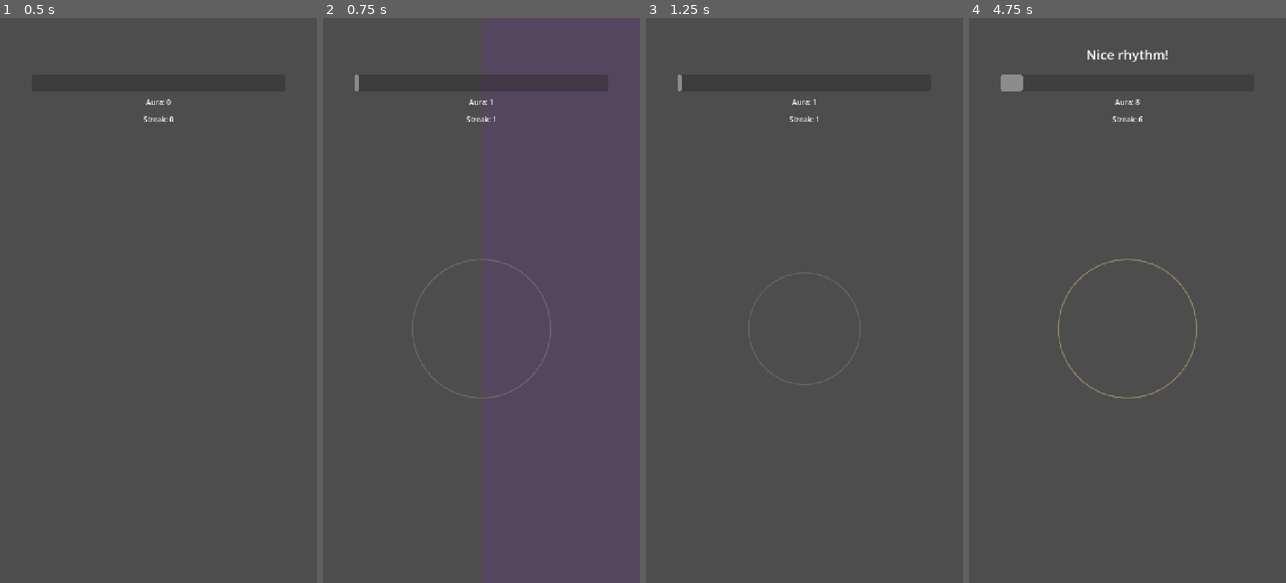
Above: before the commit, frames 1-4 (left to right).
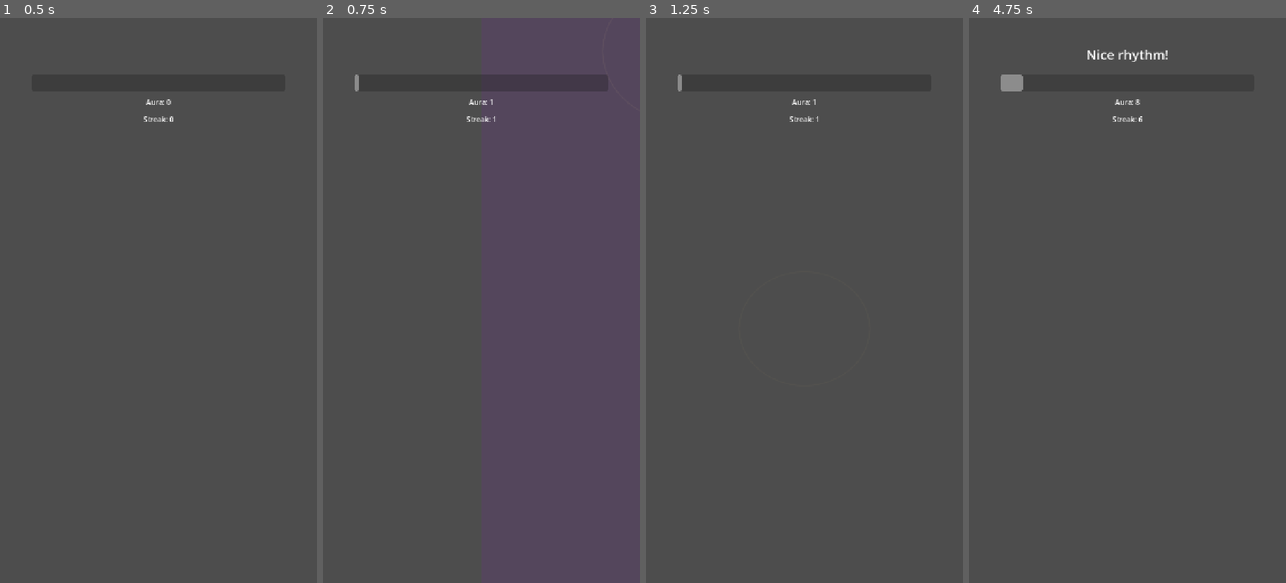
Above: after the commit, the same moments.

Repository: engjuliocez4r/auramax
Game: Godot game, scene res://scenes/duel.tscn
Two runs of this game, one before a commit and one after it. Both use one fixed random seed, a clock stepped at 60 frames per second and the inputs below.
Inputs (mouse positions are in pixels of both pictures, inside the frame that each line leads up to):
- Up to frame 1 (0.5 s): no input
- Up to frame 2 (0.75 s): tap Enter at 0.5 s; move the mouse to (551, 272) at 0.52 s; click (551, 272) at 0.67 s
- Up to frame 3 (1.25 s): no input
- Up to frame 4 (4.75 s): drag from (1064, 328) to (1111, 413) at 1.27 s; tap Space at 2, 3.5 s; move the mouse to (1159, 176) at 2.02 s; click (1159, 176) at 2.17 s; tap Enter at 2.75, 4.25 s; drag from (1111, 413) to (1032, 215) at 2.77 s; move the mouse to (1222, 385) at 3.52 s; click (1222, 385) at 3.67 s; drag from (1032, 215) to (1079, 159) at 4.27 s

Frame 1 is identical in both runs. In frame 2, 0.2% of the frame differs, in the area x 28-72%, y 42-68%; in frame 3, 0.2%; in frame 4, 0.3%.

Commit message:
Faster cool-down, oval off-screen rings with parallax speed
Co-Authored-By: Claude Sonnet 5 <noreply@anthropic.com>

Diff:
--- a/scripts/duel.gd
+++ b/scripts/duel.gd
@@ -11,9 +11,11 @@
 ## in slowly from the screen edges like fireflies converging on AuraCore;
 ## intensity controls how many are on screen and how bright they are, never
 ## their speed or agitation. AuraCore also hosts PowerRing, a sequence of
-## thin contracting rings (never a solid disc) that reinforces the same
-## inward pull; intensity there only controls emission frequency and
-## opacity, capped at 3 rings on screen at once.
+## thin, faint, slightly oval rings (never a solid disc) born off-screen and
+## pulled in noticeably faster than the orbs, for parallax depth; intensity
+## there only controls emission frequency and opacity, capped at 3 rings on
+## screen at once. Intensity itself rises slowly (tension) and falls fast
+## (cool-down) on purpose — see intensity_rise_speed/intensity_fall_speed.
 
 signal valid_tap(side: String)
 signal invalid_tap(side: String)
@@ -35,8 +37,8 @@
 @export var orb_streak_threshold: int = 5
 @export var tap_highlight_alpha: float = 0.12 # Also the zone flash's peak alpha (base is 0.0).
 @export var tap_highlight_duration: float = 0.25
-@export var intensity_rise_speed: float = 2.5
-@export var intensity_fall_speed: float = 1.2
+@export var intensity_rise_speed: float = 2.5 # Slow on purpose: building tension takes time.
+@export var intensity_fall_speed: float = 5.0 # Deliberately faster than rise: lingering on the way down just drags.
 @export var zone_base_alpha: float = 0.0 # Fully transparent at rest; only the tap flash ever raises it.
 
 @export var orb_travel_speed: float = 90.0 # px/sec inward; crossing the screen takes several seconds.
@@ -44,6 +46,7 @@
 @export var orb_drift_amplitude: float = 14.0 # px of gentle sideways sine wander (flat; not intensity-scaled).
 @export var orb_fade_in_time: float = 0.6 # Seconds to fade from invisible to full as an orb enters.
 @export var orb_max_spawn_rate: float = 4.0 # orbs/sec at full intensity.
+@export var orb_lifetime: float = 3.0 # Hard cap on a single orb's time on screen, so cool-down clears fast.
 
 @export var milestone_schedule: RhythmMilestones = preload("res://assets/data/rhythm_milestones.tres")
 
@@ -349,7 +352,10 @@
 	_active_orb_count += 1
 
 	var per_orb_speed := maxf(_orb_current_speed * (1.0 + randf_range(-orb_speed_variance, orb_speed_variance)), 5.0)
-	var duration := spawn_pos.length() / per_orb_speed
+	# Capped by orb_lifetime so once emission slows, orbs already in flight
+	# still clear the screen promptly instead of dragging out their full
+	# natural travel time from a far corner.
+	var duration := minf(spawn_pos.length() / per_orb_speed, orb_lifetime)
 
 	# Per-orb wander axis/phase so orbs spawned together don't drift in lockstep.
 	var drift_axis := Vector2.RIGHT.rotated(randf() * TAU)
--- a/scripts/power_ring.gd
+++ b/scripts/power_ring.gd
@@ -2,46 +2,54 @@
 class_name PowerRing
 ## Thin contracting rings marking where aura power converges at AuraCore.
 ##
-## Owns its own emission timing, contraction, and drawing entirely.
-## duel.gd (the logic layer) only calls set_intensity() in reaction to its
-## own intensity_changed signal — it never spawns, times, or draws rings
+## Owns its own emission timing, motion, and drawing entirely. duel.gd (the
+## logic layer) only calls set_intensity() in reaction to its own
+## intensity_changed signal — it never spawns, times, or draws rings
 ## itself, so this presentation can be replaced independently of the
 ## gameplay math.
+##
+## Each ring is born fully off-screen and drifts in toward AuraCore first,
+## THEN contracts and fades — two sequential phases, not both at once — so
+## it reads as energy arriving from beyond the frame rather than an
+## on-the-spot pulse. Rings move noticeably faster than the particle orbs,
+## creating a parallax sense of depth between the two layers.
 
-@export var ring_start_radius: float = 160.0 # Born large, well outside the character area.
+@export var ring_start_radius: float = 160.0 # Radius held during the drift-in phase.
 @export var ring_end_radius: float = 26.0 # Contracts toward this as it fades — never a collapsing dot.
 @export var ring_thickness: float = 3.0 # Stroke width only; never thickens with intensity.
-@export var ring_contract_duration: float = 2.2 # Seconds for one ring to contract and fade out.
+@export var ring_aspect_ratio: float = 1.15 # Horizontal stretch: modestly wider than tall.
+@export var ring_contract_duration: float = 1.1 # Total seconds (drift-in + contract): faster than the orbs.
 @export var ring_emit_interval_min: float = 0.6 # Seconds between rings at full intensity.
 @export var ring_emit_interval_max: float = 4.0 # Seconds between rings at low intensity.
-@export var ring_max_opacity: float = 0.5 # Peak alpha at full intensity; kept faint on purpose.
+@export var ring_max_opacity: float = 0.15 # Peak alpha at full intensity: a faint suggestion, never a graphic.
 
 const MAX_VISIBLE_RINGS := 3 # Hard cap, not a target.
 const RING_COLOR := Color(1.0, 0.85, 0.55)
 const MIN_OPACITY_FRACTION := 0.35 # Even a low-intensity ring stays slightly visible, not invisible.
-const ARC_POINT_COUNT := 48
+const ELLIPSE_POINT_COUNT := 48
+const DRIFT_PHASE_FRACTION := 0.35 # Share of the lifetime spent drifting in before contraction starts.
 
 var _intensity: float = 0.0
-var _ring_ages: Array[float] = []
+var _rings: Array[Dictionary] = [] # Each: {"age": float, "offset": Vector2}
 var _time_until_next_emit: float = 0.0
 
 
 ## Called by duel.gd whenever intensity changes. Only lever for both
-## emission frequency and opacity — size, thickness and fill never move.
+## emission frequency and opacity — size, thickness, fill and aspect never move.
 func set_intensity(value: float) -> void:
 	_intensity = value
 
 
 func _process(delta: float) -> void:
-	for i in range(_ring_ages.size() - 1, -1, -1):
-		_ring_ages[i] += delta
-		if _ring_ages[i] >= ring_contract_duration:
-			_ring_ages.remove_at(i)
+	for i in range(_rings.size() - 1, -1, -1):
+		_rings[i]["age"] += delta
+		if _rings[i]["age"] >= ring_contract_duration:
+			_rings.remove_at(i)
 
-	if _intensity > 0.0 and _ring_ages.size() < MAX_VISIBLE_RINGS:
+	if _intensity > 0.0 and _rings.size() < MAX_VISIBLE_RINGS:
 		_time_until_next_emit -= delta
 		if _time_until_next_emit <= 0.0:
-			_ring_ages.append(0.0)
+			_spawn_ring()
 			_schedule_next_emit()
 
 	queue_redraw()
@@ -52,14 +60,37 @@
 	_time_until_next_emit = lerpf(ring_emit_interval_max, ring_emit_interval_min, _intensity)
 
 
+func _spawn_ring() -> void:
+	# Placed far enough away, in a random direction, that the ring starts
+	# fully outside the visible viewport regardless of AuraCore's position.
+	var viewport_size := get_viewport().get_visible_rect().size
+	var offset_distance := viewport_size.length() * 0.5 + ring_start_radius
+	var angle := randf() * TAU
+	var offset := Vector2(cos(angle), sin(angle)) * offset_distance
+	_rings.append({"age": 0.0, "offset": offset})
+
+
 func _draw() -> void:
-	if _ring_ages.is_empty():
+	if _rings.is_empty():
 		return
 	var target_opacity := ring_max_opacity * lerpf(MIN_OPACITY_FRACTION, 1.0, _intensity)
-	for age in _ring_ages:
+	for ring in _rings:
+		var age: float = ring["age"]
 		var t := clampf(age / ring_contract_duration, 0.0, 1.0)
-		var radius := lerpf(ring_start_radius, ring_end_radius, t)
+		var drift_t := clampf(t / DRIFT_PHASE_FRACTION, 0.0, 1.0)
+		var contract_t := clampf((t - DRIFT_PHASE_FRACTION) / (1.0 - DRIFT_PHASE_FRACTION), 0.0, 1.0)
+		var center: Vector2 = (ring["offset"] as Vector2).lerp(Vector2.ZERO, drift_t)
+		var radius := lerpf(ring_start_radius, ring_end_radius, contract_t)
 		var alpha := lerpf(target_opacity, 0.0, t) # Dissolves before reaching the centre.
 		if alpha <= 0.001:
 			continue
-		draw_arc(Vector2.ZERO, radius, 0.0, TAU, ARC_POINT_COUNT, Color(RING_COLOR.r, RING_COLOR.g, RING_COLOR.b, alpha), ring_thickness, true)
+		var color := Color(RING_COLOR.r, RING_COLOR.g, RING_COLOR.b, alpha)
+		draw_polyline(_build_ellipse_points(radius * ring_aspect_ratio, radius, center), color, ring_thickness, true)
+
+
+func _build_ellipse_points(radius_x: float, radius_y: float, center: Vector2) -> PackedVector2Array:
+	var points := PackedVector2Array()
+	for i in range(ELLIPSE_POINT_COUNT + 1): # +1 closes the loop back to the start point.
+		var angle := TAU * i / ELLIPSE_POINT_COUNT
+		points.append(center + Vector2(cos(angle) * radius_x, sin(angle) * radius_y))
+	return points
Not shown, changed: DESIGN.md
